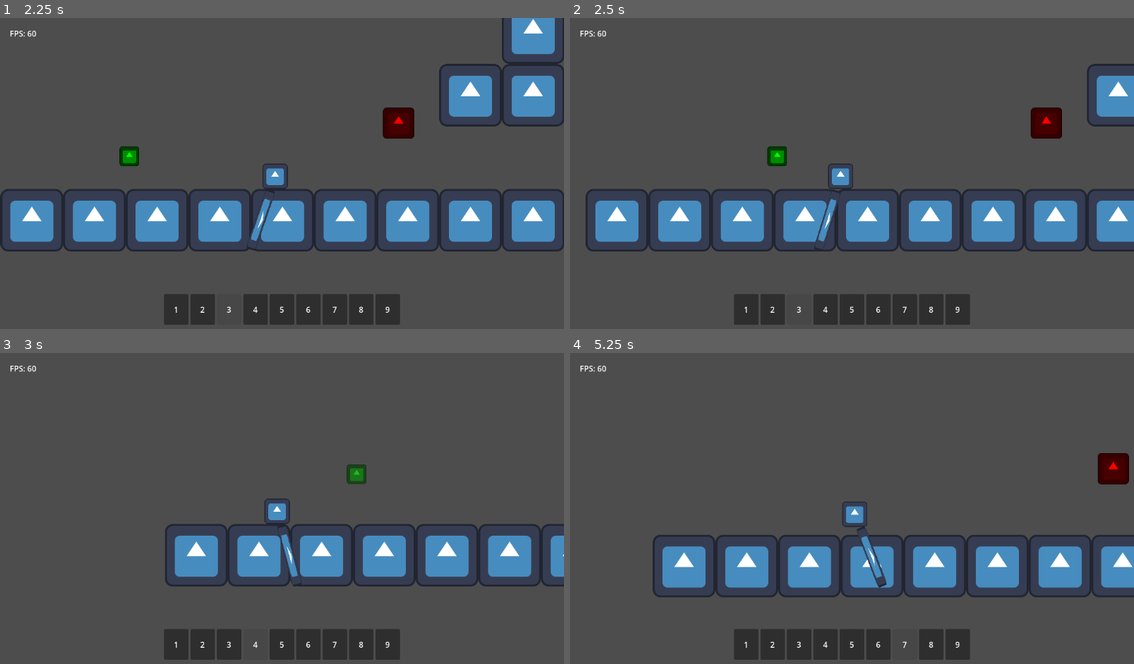
Above: before the commit, frames 1-4 (two rows, left to right).
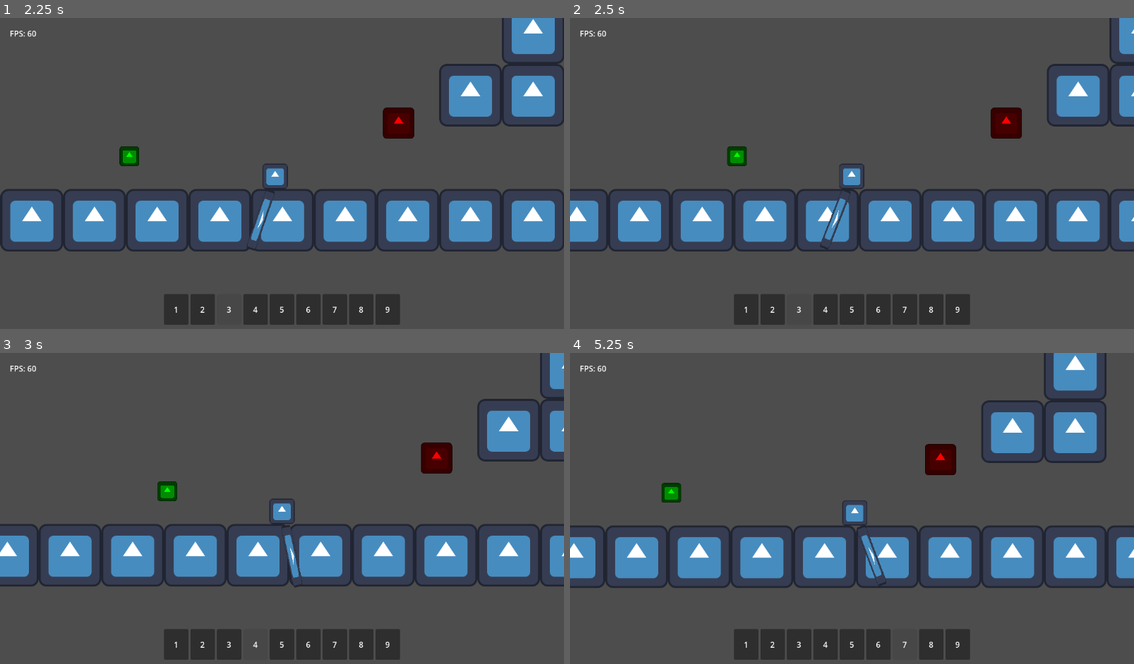
Above: after the commit, the same moments.

Repository: TheHumanMRP/RPG-Life-Tracker
Game: Godot game, scene res://Folders/Systems/Main/Scenes/main_scene.tscn
Two runs of this game, one before a commit and one after it. Both use one fixed random seed, a clock stepped at 60 frames per second and the inputs below. The engine's default icon, where the game draws it, is replaced by a stand-in: a white triangle on a blue panel in a dark square.
Inputs (mouse positions are in pixels of both pictures, inside the frame that each line leads up to):
- Up to frame 1 (2.25 s): drag from (174, 310) to (107, 157) at 0.52 s; drag from (203, 310) to (107, 154) at 1.27 s; tap Enter at 2 s; move the mouse to (231, 310) at 2.02 s; hold A (move_left) from 2.03 s (still down); tap E (equip_item) at 2.1 s; click (231, 310) at 2.17 s
- Up to frame 2 (2.5 s): keep holding A (move_left)
- Up to frame 3 (3 s): release A (move_left) at 2.75 s; drag from (253, 645) to (389, 499) at 2.77 s
- Up to frame 4 (5.25 s): drag from (852, 645) to (897, 505) at 3.52 s; tap R (respawn) at 4.25, 5 s; drag from (880, 645) to (767, 430) at 4.27 s; move the mouse to (902, 645) at 5.02 s; hold D (move_right) from 5.03 s (still down); tap T (add_test_sword) at 5.1 s; click (902, 645) at 5.17 s

Frame 1 is identical in both runs. In frame 2, 14% of the frame differs, in the area x 0-100%, y 0-76%; in frame 3, 7.8%; in frame 4, 18%, in the area x 0-100%, y 0-79%.
Error in both runs: Invalid access to property or key 'inventory_component' on a base object of type 'Resource (SaveData)'. (res://Folders/Systems/Globals/global.gd:30)

Commit message:
Auto commit at 2026-08-08 18:56:18

Diff:
--- a/Folders/Systems/Player/player.gd
+++ b/Folders/Systems/Player/player.gd
@@ -80,6 +80,9 @@
 	return int(right) - int(left)
 
 func _physics_process(delta: float) -> void:
+	if health_component.dead:
+		return
+
 	var x_direction = _get_axis()
 	var jump := Input.is_action_just_pressed("jump")
 
